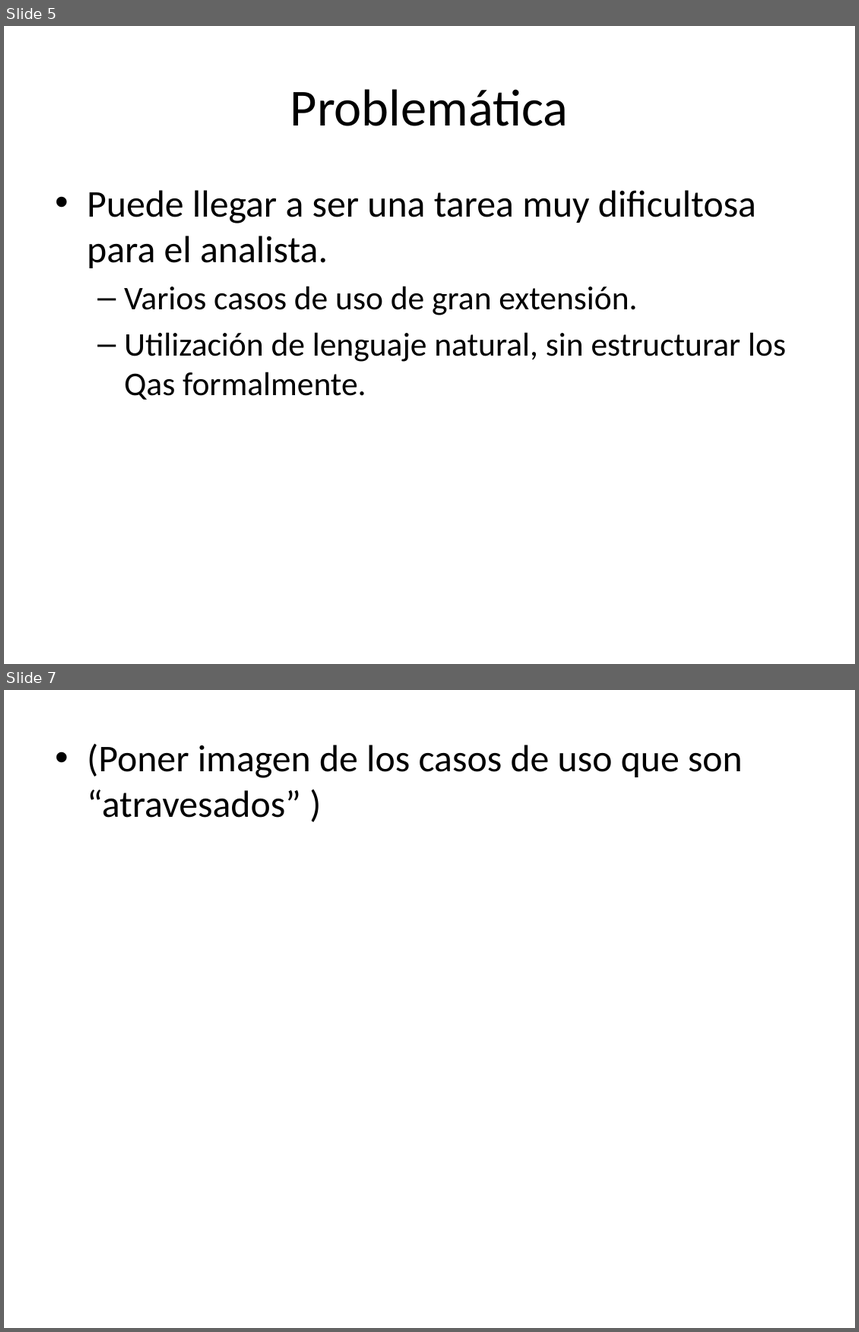
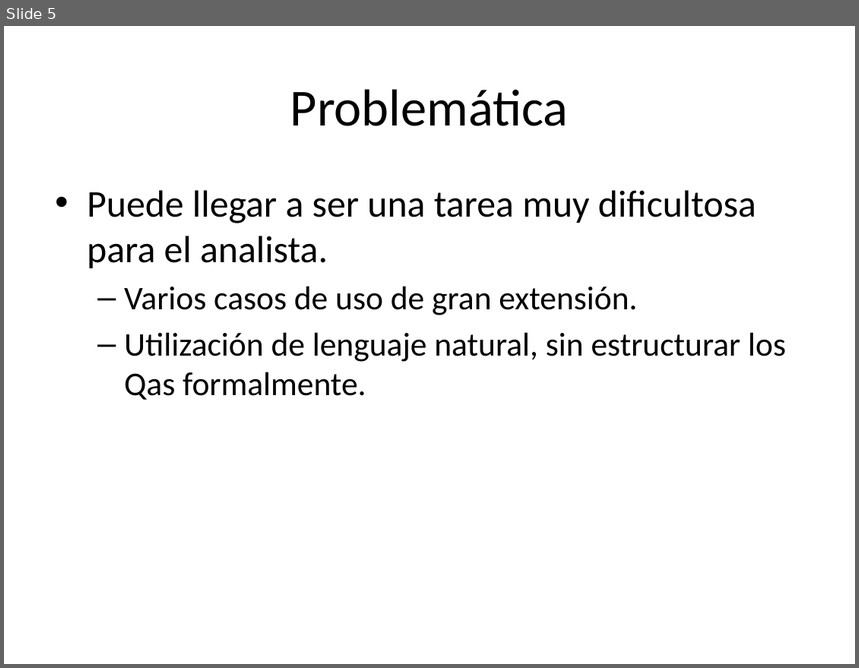
Before and after one commit to alejandrorago/qatesis2, a slide deck: Capitulos Finales/filiminasPeladas.pptx. Shown one above the other, each under a label of ours: slides 5 and 7 before the commit, slide 5 after it; the slides between them are not shown. The pictures are 859x1332 and 859x668 pixels, drawn with LibreOffice and Linux fonts; fonts in the diff are those of the drawing. Boxes give left, top, right and bottom in pixels: in the first picture for what was removed or moved away, otherwise in the second. Text is boxed around its words. In the diff, an @@ line names an element or a change of style, - is before the commit and + after.

```diff
--- a/Capitulos Finales/filiminasPeladas.pptx
+++ b/Capitulos Finales/filiminasPeladas.pptx
@@ slide 7 removed at (x1=4, y1=690, x2=855, y2=1328), background #FFFFFF @@
@@ text removed at (x1=87, y1=744, x2=743, y2=818) @@
-• (Poner imagen de los casos de uso que son “atravesados” )
```
Also in this commit, not shown: 5 slides changed, 12 slides added, 1 other slide removed.
